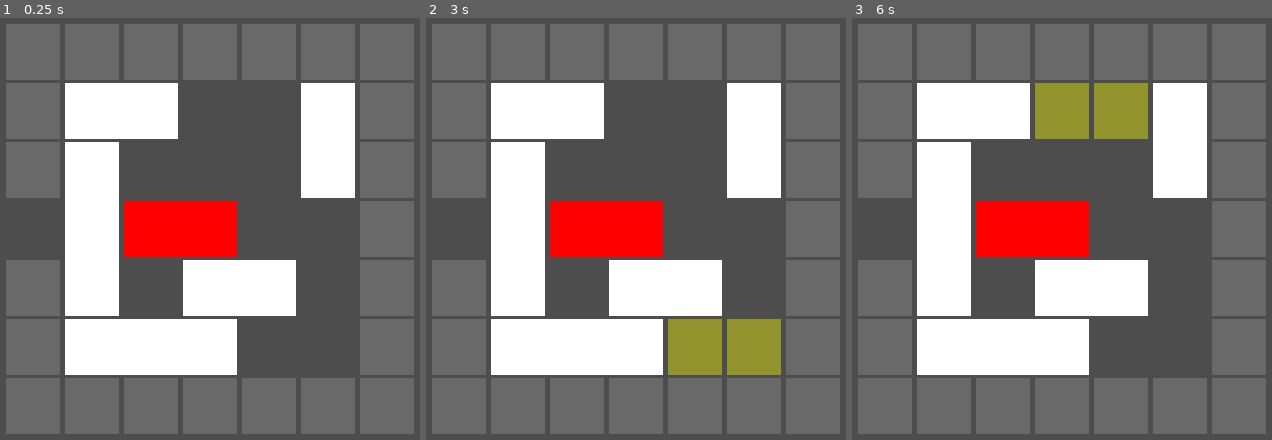
Above: before the commit, frames 1-3 (left to right).
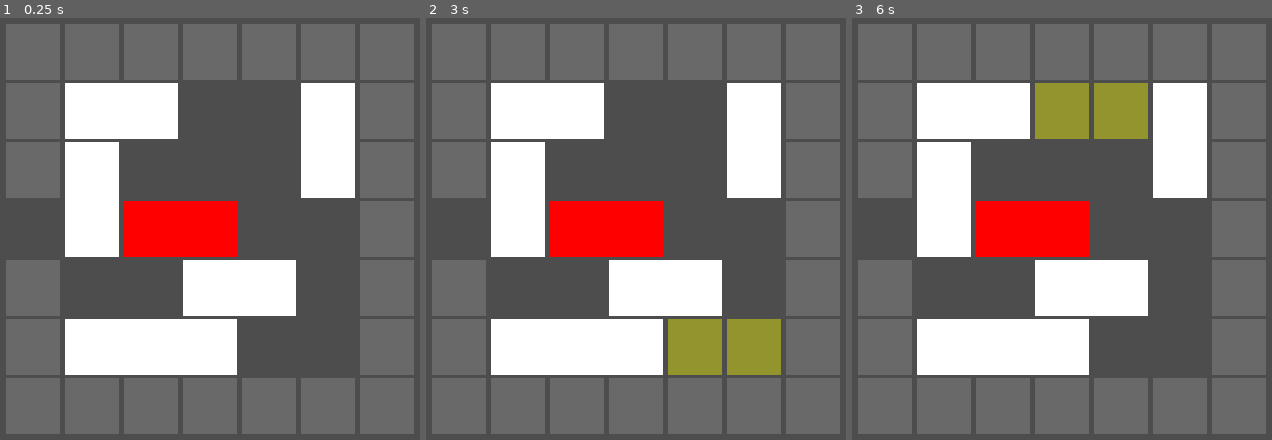
Above: after the commit, the same moments.

Repository: Vikociraptor/can_i_unsend
Game: Godot game, scene res://Scenes/BlockGameTest.tscn
Same seed, same stepped clock (60 frames per second), same inputs: the game is played once before the commit and once after it. The project has no main scene, so this scene is started directly.
Inputs (mouse positions are in pixels of both pictures, inside the frame that each line leads up to):
- Up to frame 1 (0.25 s): no input
- Up to frame 2 (3 s): tap Enter at 0.5, 2 s; move the mouse to (812, 207) at 0.52 s; click (812, 207) at 0.67 s; tap Space at 1.25, 2.75 s; move the mouse to (476, 250) at 1.27 s; click (476, 250) at 1.42 s; move the mouse to (715, 131) at 2.02 s; click (715, 131) at 2.17 s; move the mouse to (594, 317) at 2.77 s; click (594, 317) at 2.92 s
- Up to frame 3 (6 s): tap Enter at 3.5 s; move the mouse to (outside the picture) at 3.52 s; click (outside the picture) at 3.67 s; tap Space at 4.25 s; move the mouse to (outside the picture) at 4.27 s; click (outside the picture) at 4.42 s; move the mouse to (1104, 229) at 5.02 s; click (1104, 229) at 5.17 s; move the mouse to (940, 115) at 5.77 s; click (940, 115) at 5.92 s

The runs differ from the first frame. In frame 1, 1.8% of the frame differs, in the area x 15-29%, y 56-71%; in frame 2, 1.8%; in frame 3, 1.8%.

Commit message:
Can now move blocks and detect a win

Diff:
--- a/Scripts/grid.gd
+++ b/Scripts/grid.gd
@@ -14,7 +14,7 @@
 	"aa..b",
 	"c...b",
 	"c**..",
-	"c.dd.",
+	"..dd.",
 	"eee..",
 ]
 
@@ -24,7 +24,11 @@
 
 var blocks = {} # each block's cells, keyed by its character
 
+var blockNodes = {} # each block's node, keyed by its character
+
 var highlightedCells = [] # the cells the selected block can move to
+
+var selectedBlock = "" # the selected block's character, empty when nothing is selected
 
 func _ready() -> void:
 	# Read the strings into the grid, collecting the cells of each block.
@@ -61,6 +65,7 @@
 		if c == "*":
 			block.get_node("ColorRect").color = Color.RED
 		add_child(block)
+		blockNodes[c] = block
 
 	var lastCell = Vector2(layout[0].length() - 1, layout.size() - 1)
 	camera.position = lastCell * step / 2.0
@@ -70,14 +75,20 @@
 		var cell = Vector2i((make_input_local(event).position / (gridSize + padding)).round())
 		if is_clickable_cell(cell):
 			print("Clicked cell ", cell)
-			update_highlights(cell)
+			if highlightedCells.has(cell):
+				move(selectedBlock, cell)
+				selectedBlock = ""
+			else:
+				update_highlights(cell)
 
-# Highlights where the clicked block can move. Any other click clears them.
+# Selects the clicked block and highlights where it can move. Any other click clears them.
 func update_highlights(cell: Vector2i) -> void:
 	highlightedCells = []
+	selectedBlock = ""
 	if not grid.is_empty() and [cell.x, cell.y] != exit:
 		var c = grid[cell.y][cell.x]
 		if blocks.has(c):
+			selectedBlock = c
 			highlightedCells = find_moves(blocks[c][0], blocks[c][-1], c)
 	queue_redraw()
 
@@ -139,3 +150,32 @@
 		if cells[i] != cells[0] + direction * i:
 			return false
 	return true
+
+# Moves block c so that its start or end, whichever faces the way it's moving, lands on targetCell.
+func move(c: String, targetCell: Vector2i) -> void:
+	var cells = blocks[c]
+	var direction = (cells[-1] - cells[0]).sign()
+
+	var offset = targetCell - cells[0]
+	if offset.sign() == direction:
+		offset = targetCell - cells[-1]
+
+	for cell in cells:
+		set_grid_cell(cell, ".")
+	for i in cells.size():
+		cells[i] += offset
+	for cell in cells:
+		set_grid_cell(cell, c)
+
+	blockNodes[c].position = Vector2(cells[0] + cells[-1]) / 2.0 * (gridSize + padding)
+
+	highlightedCells = []
+	queue_redraw()
+
+	if c == "*" and [targetCell.x, targetCell.y] == exit:
+		print("Winner winner chicken dinner")
+
+# The exit isn't in the grid, so it's skipped. A negative index would write to the end of a row.
+func set_grid_cell(cell: Vector2i, value: String) -> void:
+	if [cell.x, cell.y] != exit:
+		grid[cell.y][cell.x] = value
